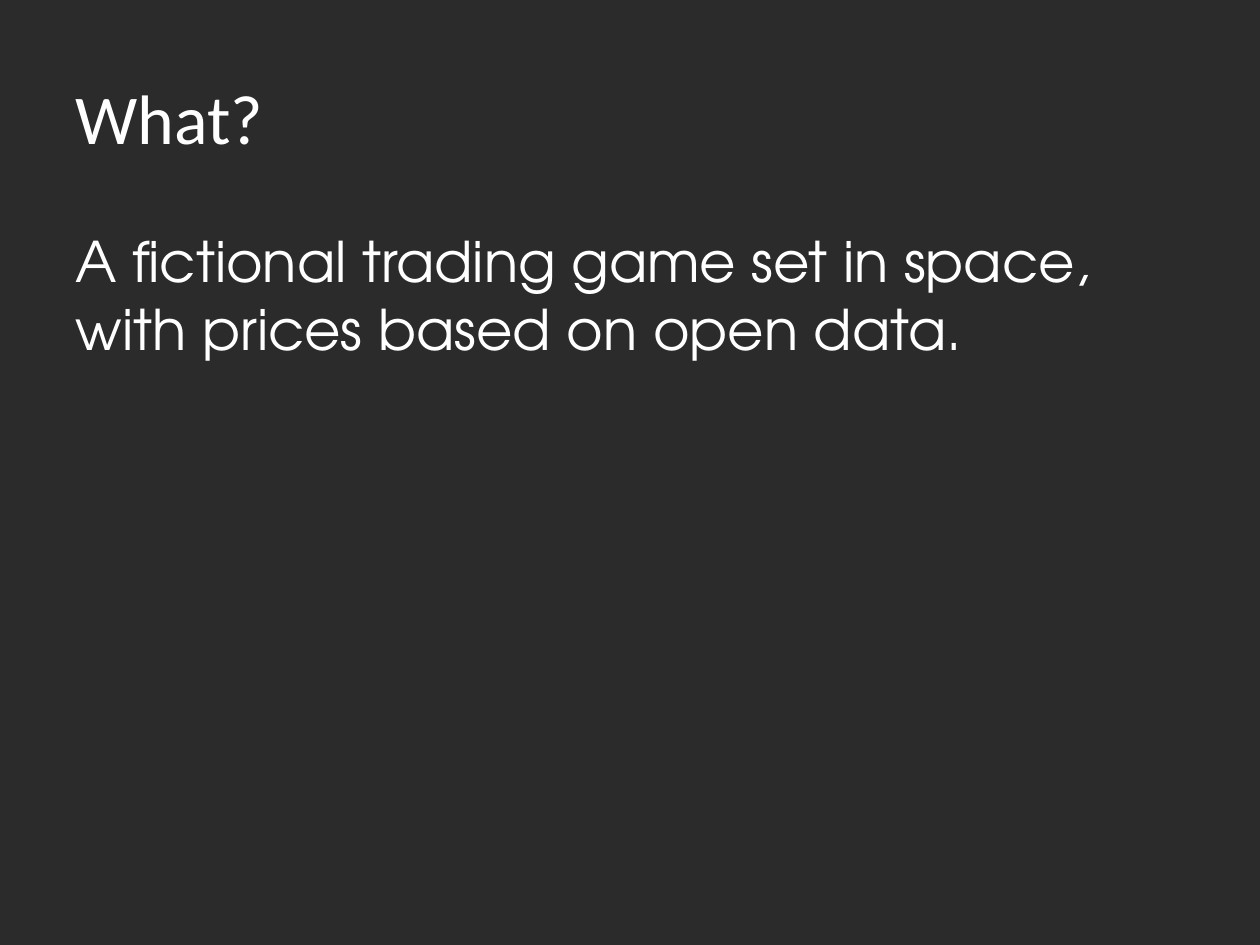
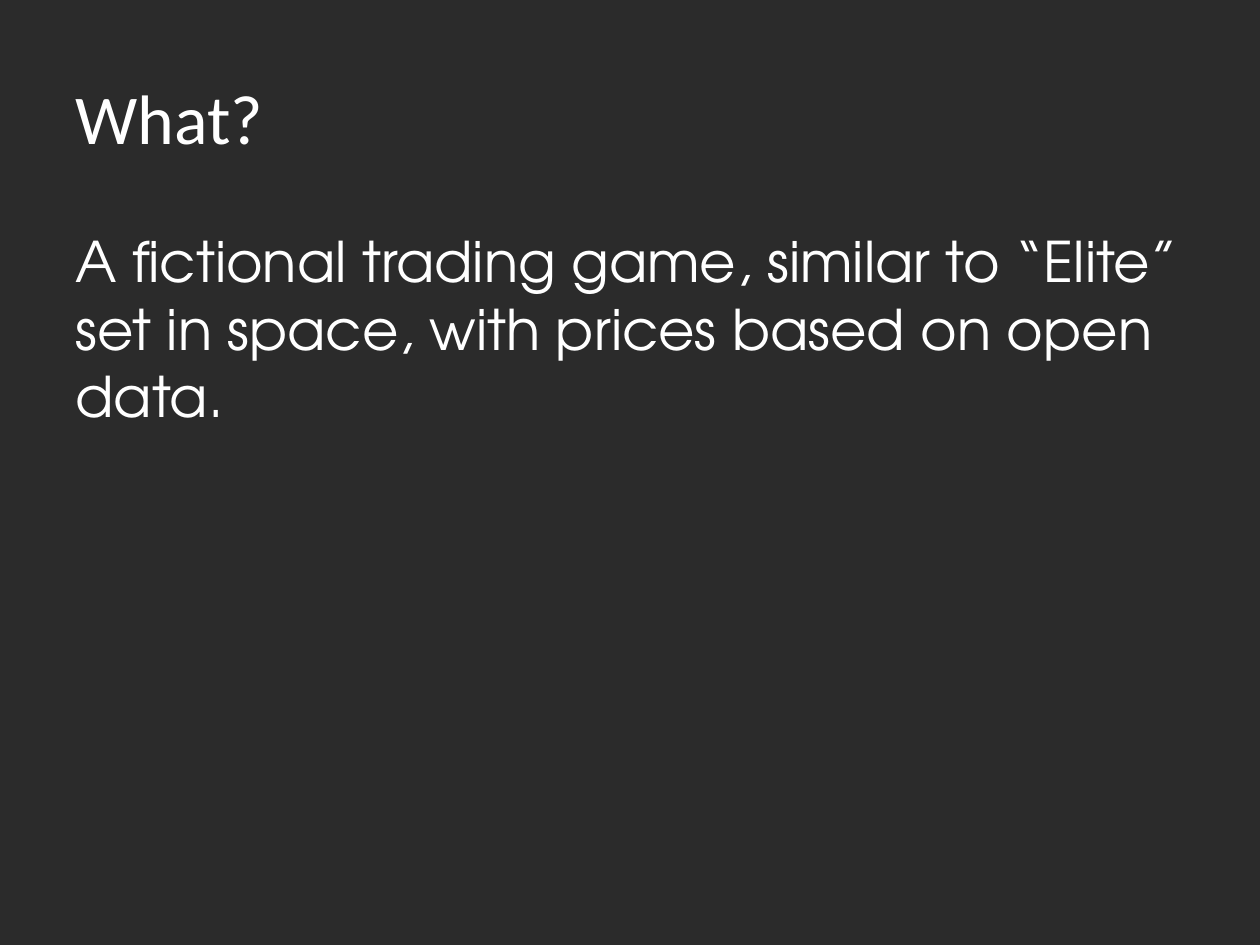
Before and after one commit to theNimja/BorderWorlds, a slide deck: slide 3 of Traders of the Border Worlds.pptx. Drawn at 1260x945 pixels with LibreOffice and Linux fonts; fonts in the diff are those of the drawing; background and template pictures are left out; a plain dark background stands for a picture behind light text. Boxes give left, top, right and bottom in pixels: in the first picture for what was removed or moved away, otherwise in the second. Text is boxed around its words. In the diff, an @@ line names an element or a change of style, - is before the commit and + after.

```diff
--- a/Traders of the Border Worlds.pptx
+++ b/Traders of the Border Worlds.pptx
@@ text at (76,240,1178,418): text changed @@
-A fictional trading game set in space, with prices based on open data.
+A fictional trading game, similar to “Elite” set in space, with prices based on open data.
```
Also in this commit, not shown: 3 other slides changed, 1 other file.
